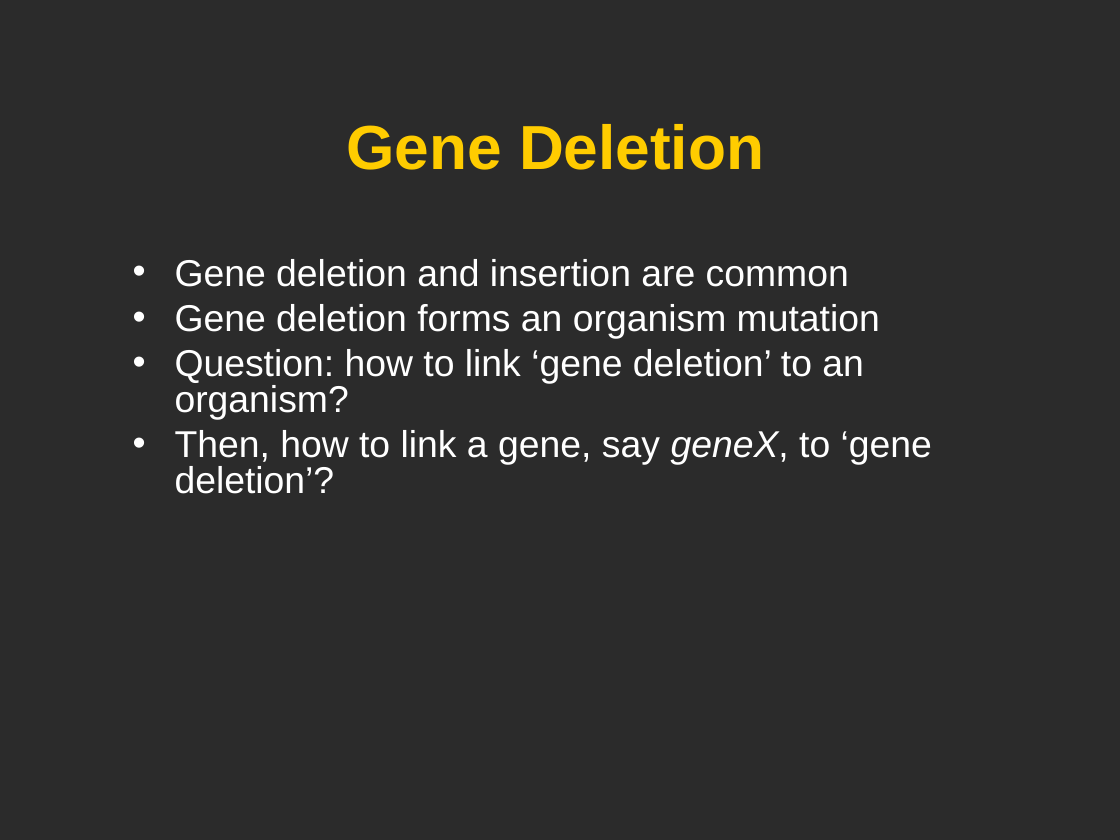
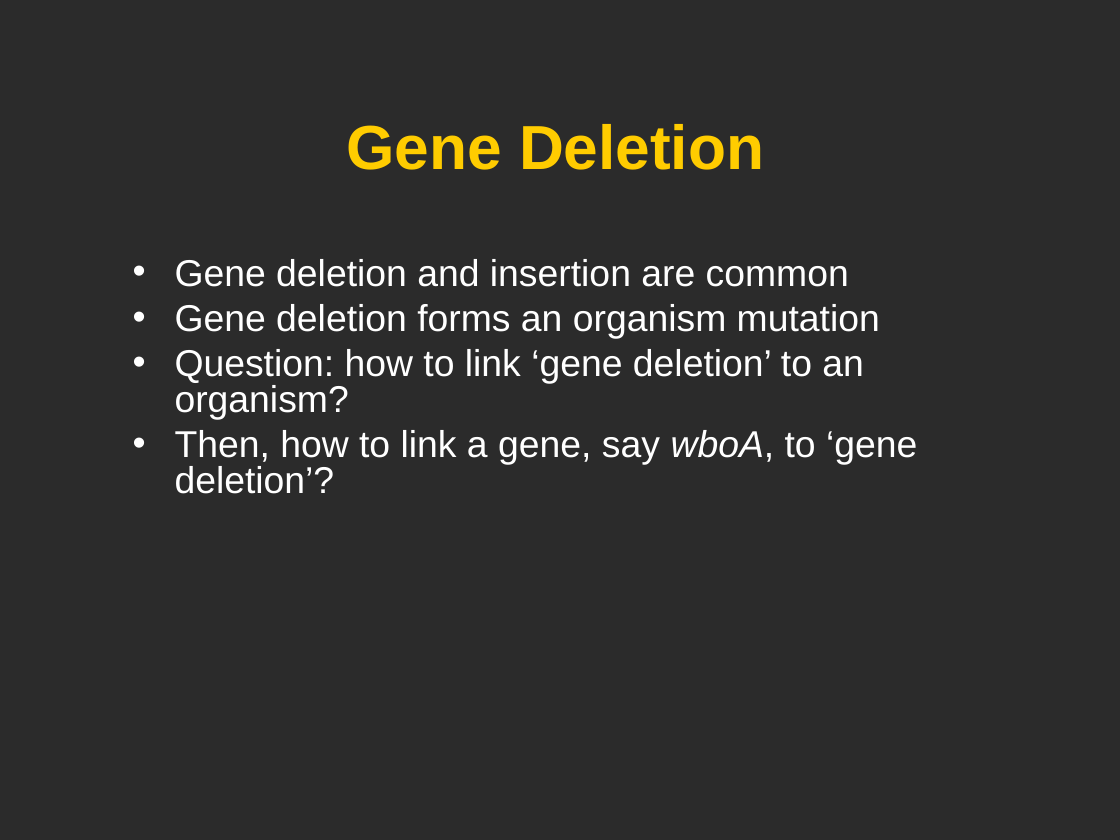
Before and after one commit to obi-ontology/obi-legacy-svn, a slide deck: slide 12 of trunk/docs/developer/use cases/Vaccine_usercase_Vancouver2010.ppt (slide 13 before the commit). Drawn at 1120x840 pixels with LibreOffice and Linux fonts; fonts in the diff are those of the drawing; background and template pictures are left out; a plain dark background stands for a picture behind light text. Boxes give left, top, right and bottom in pixels: in the first picture for what was removed or moved away, otherwise in the second. Text is boxed around its words. In the diff, an @@ line names an element or a change of style, - is before the commit and + after.

```diff
--- a/trunk/docs/developer/use cases/Vaccine_usercase_Vancouver2010.ppt
+++ b/trunk/docs/developer/use cases/Vaccine_usercase_Vancouver2010.ppt
@@ text at (x1=175, y1=430, x2=917, y2=494): text changed @@
-• Then, how to link a gene, say geneX, to ‘gene deletion’?
+• Then, how to link a gene, say wboA, to ‘gene deletion’?
```
Also in this commit, not shown: 2 other slides changed, 1 slide removed.
